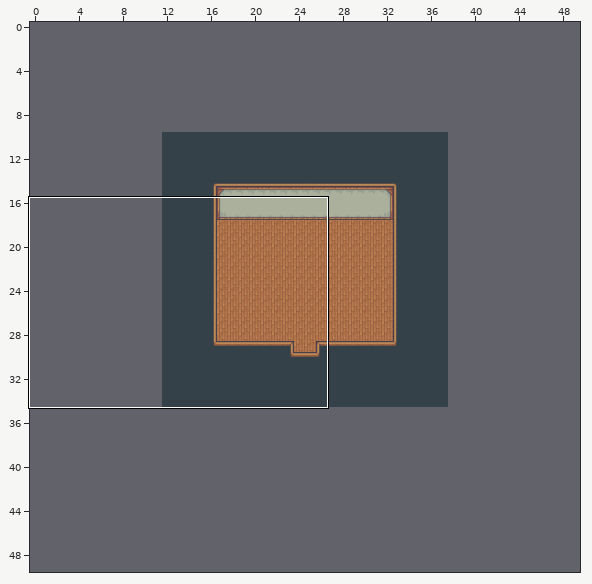
An edit to a level. Tiled map, valland-town-basictemplate.tmx. The first picture is a wide view before the edit; the outline marks the close-up.
Close-up. Earlier state:
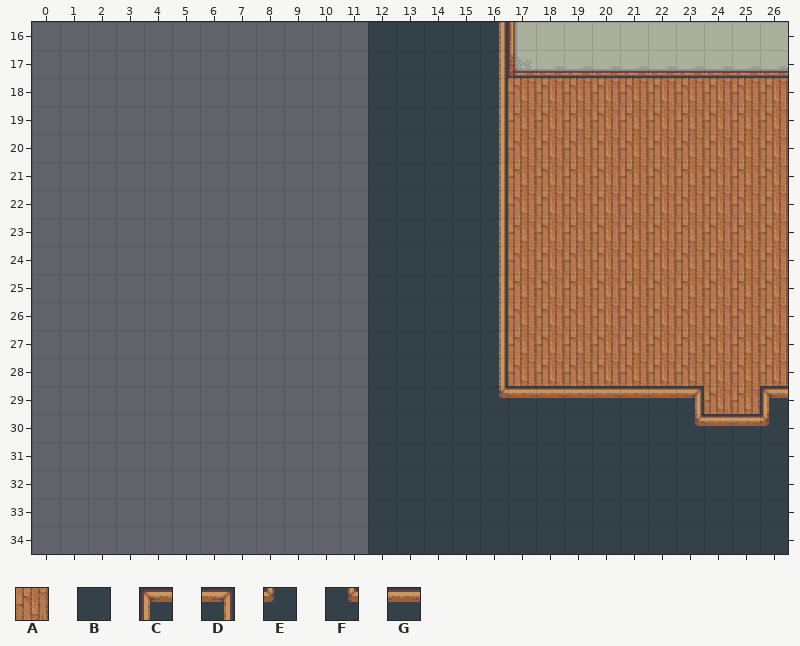
Cells are 32x32 px. Shown: x 0..26, y 16..34. The commit also changed other parts of the map, which this record leaves out. The old version is drawn lined up with the new one.
Key: from "inside": A 48; from "inside_ceilingborders_updated": B 16, C 33, D 34, E 63, F 64, G 108.
_ is an empty cell, # one hidden under a higher layer.
Layer "Floor" before, first column x 18:
21 AAAAAAAAA
22 AAAAAAAAA
23 AAAAAAAAA
24 AAAAAAAAA
25 AAAAAAAAA
26 AAAAAAAAA
27 AAAAAAAAA
28 AAAAAAAAA
29 #########
30 #########
31 ______##_
32 _________
33 _________
34 _________
Layer "Collision" before, first column x 0:
16 ____________BBBB
17 ____________BBBB
18 ____________BBBB
19 ____________BBBB
20 ____________BBBB
21 ____________BBBB
22 ____________BBBB
23 ____________BBBB
24 ____________BBBB
25 ____________BBBB
26 ____________BBBB
27 ____________BBBB
28 ____________BBBB
29 ____________BBBB
30 ____________BBBB
31 ____________BBBB
32 ____________BBBB
33 ____________BBBB
34 ____________BBBB
Layer "Overlay" before, first column x 18:
22 _________
23 _________
24 _________
25 _________
26 _________
27 _________
28 _________
29 GGGGGDAAC
30 BBBBBFGGE
31 ______BB_
32 _________
33 _________
34 _________
The same view after the edit:
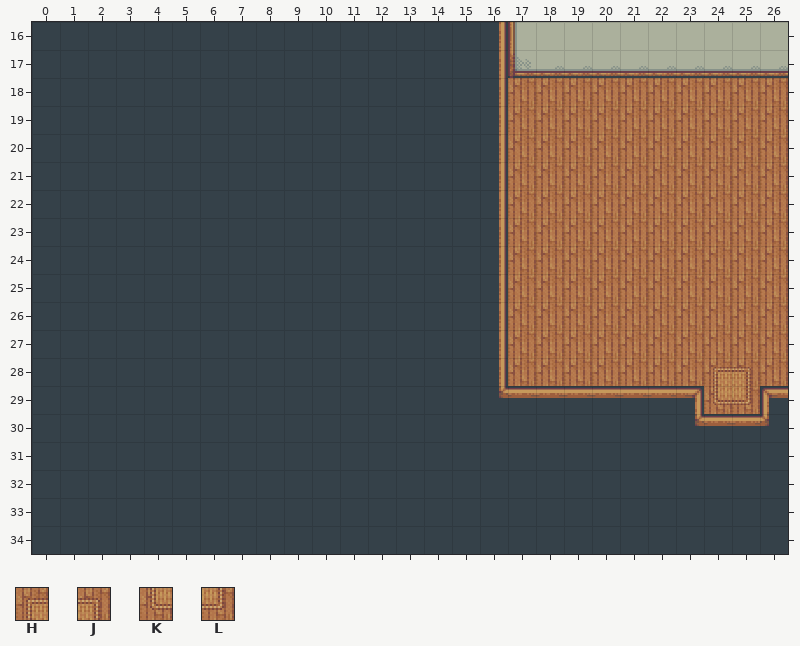
Further tiles: from "inside": H 377, J 378, K 424, L 425.
The exact change:
Changed rows in their new state; . is an unchanged cell.
map size 26x26 -> 50x50 cells (old content now starts at 12,10; both pictures use the new coordinates)
Layer "Floor":
first column x 24:
28 HJ
29 KL
Layer "Collision":
first column x 0:
16 BBBBBBBBBBBB
17 BBBBBBBBBBBB
18 BBBBBBBBBBBB
19 BBBBBBBBBBBB
20 BBBBBBBBBBBB
21 BBBBBBBBBBBB
22 BBBBBBBBBBBB
23 BBBBBBBBBBBB
24 BBBBBBBBBBBB
25 BBBBBBBBBBBB
26 BBBBBBBBBBBB
27 BBBBBBBBBBBB
28 BBBBBBBBBBBB
29 BBBBBBBBBBBB
30 BBBBBBBBBBBB
31 BBBBBBBBBBBB
32 BBBBBBBBBBBB
33 BBBBBBBBBBBB
34 BBBBBBBBBBBB
Layer "Overlay":
first column x 24:
29 __
Pixel boxes of the changes (left, top, right, bottom) in both close-ups:
added: (32, 22, 368, 554)
changed: (713, 367, 751, 405)
